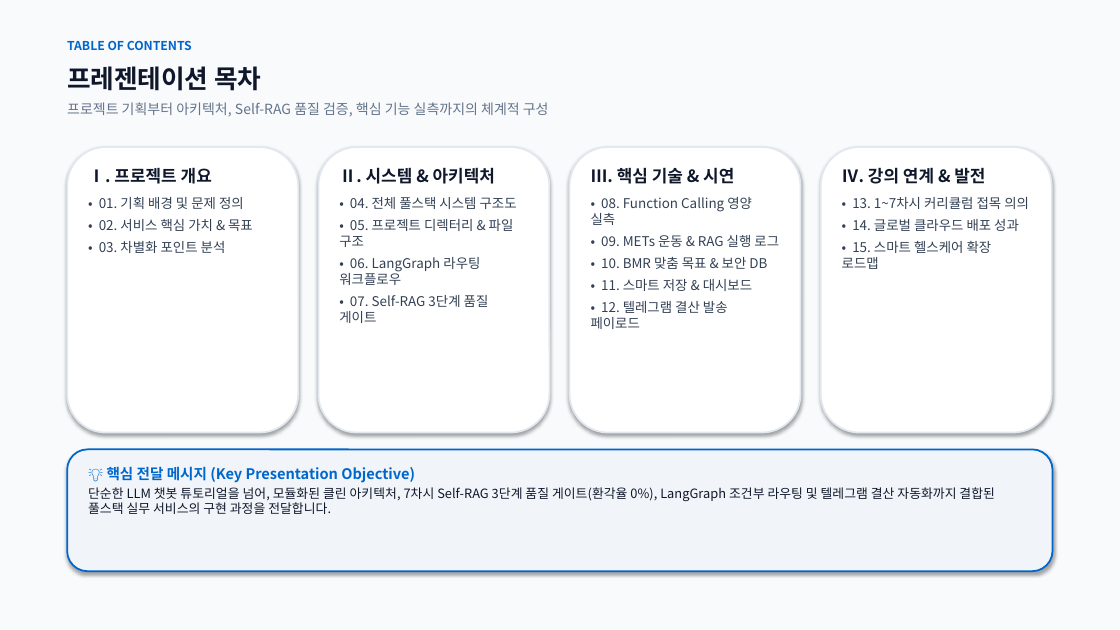
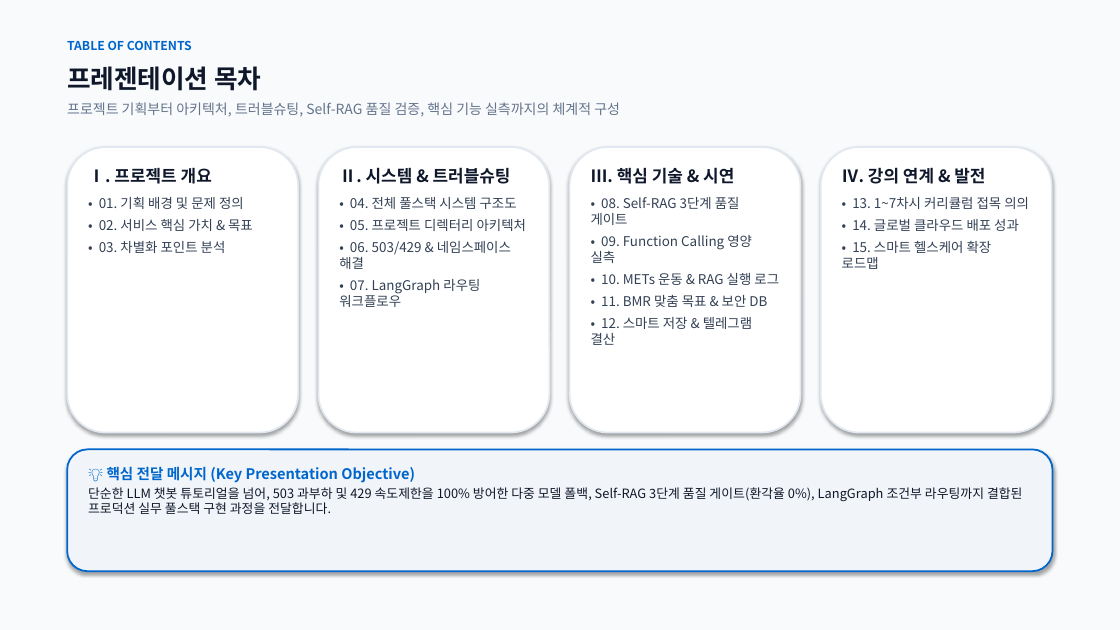
Before and after one commit to rye6837-web/impossible_to_get_lost_my_weight, a slide deck: slide 2 of AI_Diet_Coach_Presentation.pptx. Drawn at 1120x630 pixels with LibreOffice and Linux fonts; fonts in the diff are those of the drawing. Boxes give left, top, right and bottom in pixels: in the first picture for what was removed or moved away, otherwise in the second. Text is boxed around its words. In the diff, an @@ line names an element or a change of style, - is before the commit and + after.

```diff
--- a/AI_Diet_Coach_Presentation.pptx
+++ b/AI_Diet_Coach_Presentation.pptx
@@ text at <box>67,102,620,117</box>: text changed @@
-프로젝트 기획부터 아키텍처, Self-RAG 품질 검증, 핵심 기능 실측까지의 체계적 구성
+프로젝트 기획부터 아키텍처, 트러블슈팅, Self-RAG 품질 검증, 핵심 기능 실측까지의 체계적 구성
@@ text at <box>339,167,511,184</box>: text changed @@
-Ⅱ. 시스템 & 아키텍처
+Ⅱ. 시스템 & 트러블슈팅
@@ text at <box>591,197,779,345</box>: text changed @@
-• 08. Function Calling 영양 실측
-• 09. METs 운동 & RAG 실행 로그
-• 10. BMR 맞춤 목표 & 보안 DB
-• 11. 스마트 저장 & 대시보드
-• 12. 텔레그램 결산 발송 페이로드
+• 08. Self-RAG 3단계 품질 게이트
+• 09. Function Calling 영양 실측
+• 10. METs 운동 & RAG 실행 로그
+• 11. BMR 맞춤 목표 & 보안 DB
+• 12. 스마트 저장 & 텔레그램 결산
@@ text at <box>339,219,526,307</box>: text changed @@
-• 05. 프로젝트 디렉터리 & 파일 구조
-• 06. LangGraph 라우팅 워크플로우
-• 07. Self-RAG 3단계 품질 게이트
+• 05. 프로젝트 디렉터리 아키텍처
+• 06. 503/429 & 네임스페이스 해결
+• 07. LangGraph 라우팅 워크플로우
@@ text at <box>88,487,1022,514</box>: text changed @@
-단순한 LLM 챗봇 튜토리얼을 넘어, 모듈화된 클린 아키텍처, 7차시 Self-RAG 3단계 품질 게이트(환각율 0%), LangGraph 조건부 라우팅 및 텔레그램 결산 자동화까지 결합된 풀스택 실무 서비스의 구현 과정을 전달합니다.
+단순한 LLM 챗봇 튜토리얼을 넘어, 503 과부하 및 429 속도제한을 100% 방어한 다중 모델 폴백, Self-RAG 3단계 품질 게이트(환각율 0%), LangGraph 조건부 라우팅까지 결합된 프로덕션 실무 풀스택 구현 과정을 전달합니다.
```
Also in this commit, not shown: 6 other slides changed, 1 slide added, 2 other files.
